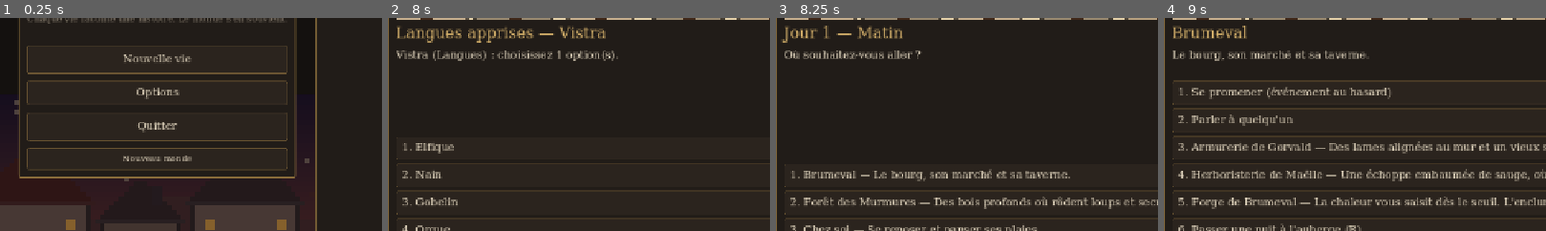
Above: before the commit, frames 1-4 (left to right).
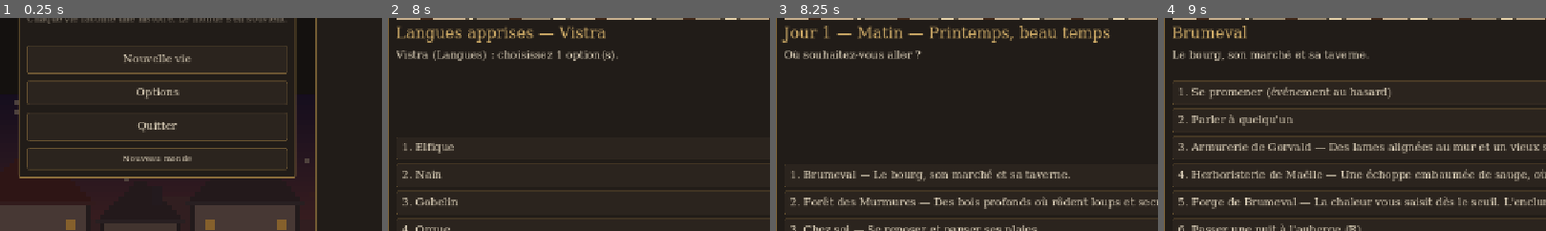
Above: after the commit, the same moments.

Repository: Zanzartiste/Smol_RPG_D10
Game: Godot game, scene res://scenes/title.tscn
Same seed, same stepped clock (60 frames per second), same inputs: the game is played once before the commit and once after it.
Inputs:
- Up to frame 1 (0.25 s): no input
- Up to frame 2 (8 s): click "Nouvelle vie" at 0.5 s; click "Nom au hasard" at 1.25 s; click "Autre apparence" at 2 s; click "Espèce" at 2.75 s; click "Classe" at 3.5 s; click "Passé" at 4.25 s; click "Attributs" at 5 s; click "Creator Points" at 5.75 s; click "Commencer l'aventure" at 6.5 s; click "1. Style : Archerie — Un dé d…" at 7.25 s
- Up to frame 3 (8.25 s): click "1. Elfique" at 8 s
- Up to frame 4 (9 s): click "1. Brumeval — Le bourg, son m…" at 8.75 s
The pictures show only the part of the screen within x 1-51%, y 37-87%; the shares and areas given below are measured in that part.

Frames 1-2 are identical in both runs. In frame 3, 1.4% of the frame differs, in the area x 34-88%, y 3-12%; in frame 4, nothing differs.

Commit message:
Saisons et météo du jour
- Quatre saisons (le jour 1 ouvre le printemps) ; météo tirée chaque jour selon la saison (beau temps,
  nuages, pluie, brouillard, orage, neige), affichée au hub.
- Conditions d'événement season et weather ; brouillard et orage assombrissent les combats en plein air
  (Couvert +1). L'orage de la forêt n'arrive plus que par temps de pluie ou d'orage.

Co-Authored-By: Claude Opus 5.5 <noreply@anthropic.com>

Diff:
--- a/claude_rpg/data/events/forest.json
+++ b/claude_rpg/data/events/forest.json
@@ -529,16 +529,8 @@
 	{
 		"id": "forest_storm",
 		"location": "forest",
-		"weight": 2,
-		"conditions": [
-			{
-				"type": "time",
-				"in": [
-					"afternoon",
-					"evening"
-				]
-			}
-		],
+		"weight": 6,
+		"conditions": [{"type": "weather", "in": ["rain", "storm"]}],
 		"title": "L'orage",
 		"text": "Le ciel se fend d'un éclair. En quelques instants, une pluie glacée transperce le feuillage.",
 		"choices": [
--- a/claude_rpg/data/rules.json
+++ b/claude_rpg/data/rules.json
@@ -32,6 +32,23 @@
 		"_doc": "PV max = (taille + size_offset) × Constitution + base (au moins 1), + modificateurs (don Robuste…). Humain moyen (taille 0, CON 4) : 15 PV ; créature immense et endurante (taille 4, CON 8) : 55. Ils ne dépendent ni de la classe ni du niveau.",
 		"size_offset": 2,
 		"base": 7
+	},
+	"calendar": {
+		"_doc": "Saisons (l'année est partagée en parts égales, le jour 1 ouvre le printemps) et météo du jour, tirée selon les poids de la saison. light : un combat sous cette météo est dans la pénombre (Couvert +1) ou le noir (+2).",
+		"seasons": [
+			{"id": "spring", "name": "Printemps", "weather": {"clear": 4, "cloudy": 3, "rain": 3, "fog": 2, "storm": 1}},
+			{"id": "summer", "name": "Été", "weather": {"clear": 7, "cloudy": 2, "rain": 1, "storm": 2}},
+			{"id": "autumn", "name": "Automne", "weather": {"clear": 3, "cloudy": 3, "rain": 4, "fog": 3, "storm": 1}},
+			{"id": "winter", "name": "Hiver", "weather": {"clear": 3, "cloudy": 3, "fog": 2, "snow": 4, "storm": 1}}
+		],
+		"weathers": [
+			{"id": "clear", "name": "Beau temps"},
+			{"id": "cloudy", "name": "Nuageux"},
+			{"id": "rain", "name": "Pluie"},
+			{"id": "fog", "name": "Brouillard", "light": "dim"},
+			{"id": "storm", "name": "Orage", "light": "dim"},
+			{"id": "snow", "name": "Neige"}
+		]
 	},
 	"time_slots": [{"id": "morning", "name": "Matin"}, {"id": "afternoon", "name": "Après-midi"}, {"id": "evening", "name": "Soir"}],
 	"days_per_year": 365,
--- a/claude_rpg/scripts/core/data_validator.gd
+++ b/claude_rpg/scripts/core/data_validator.gd
@@ -479,6 +479,11 @@
 				_expect_ref(db.abilities, c["id"], "attribut", ctx, errors)
 			"skill_proficient":
 				_expect_ref(db.skills, c["id"], "compétence", ctx, errors)
+			"season", "weather":
+				var known: Array = db.rules.get("calendar", {}).get("seasons" if type == "season" else "weathers", []).map(func(x): return x["id"])
+				for id in c["in"]:
+					if id not in known:
+						errors.append(ctx + " : %s inconnue « %s »" % ["saison" if type == "season" else "météo", id])
 			"quest":
 				_expect_ref(db.quests, c["id"], "quête", ctx, errors)
 				if c.get("status", "active") not in Quests.STATUSES + ["none"]:
--- a/claude_rpg/scripts/core/game_state.gd
+++ b/claude_rpg/scripts/core/game_state.gd
@@ -65,6 +65,12 @@
 
 
 func start_combat(spec: Dictionary) -> Combat:
+	# Brouillard, orage : un combat en plein air se déroule dans la pénombre (Couvert +1).
+	if not spec.has("light") and DB.locations.get(life.location, {}).get("rest", {}).get("type", "") == "camp":
+		var light: String = Weather.weather_of(life.day).get("light", "")
+		if light != "":
+			spec = spec.duplicate()
+			spec["light"] = light
 	life.pending_combat = spec
 	life.refresh_load()
 	combat = Combat.new(spec, life)
--- a/claude_rpg/scripts/events/conditions.gd
+++ b/claude_rpg/scripts/events/conditions.gd
@@ -14,7 +14,9 @@
 	"skill_proficient": ["id"],
 	"passive": ["skill", "min"],
 	"reputation": ["location"],  # {"location", "min"?, "max"?} : réputation du héros dans un lieu
-	"quest": ["id"],  # {"id", "status"?: active | done | failed | none, "step"?: minimum} (voir Quests)
+	"quest": ["id"],
+	"season": ["in"],  # saison du jour (Weather)
+	"weather": ["in"],  # météo du jour (Weather)  # {"id", "status"?: active | done | failed | none, "step"?: minimum} (voir Quests)
 	"species": ["in"],
 	"class": ["in"],
 	"background": ["in"],
@@ -62,6 +64,10 @@
 		"reputation":
 			var value := int(life.reputation.get(c["location"], 0))
 			return value >= int(c.get("min", -100)) and value <= int(c.get("max", 100))
+		"season":
+			return Weather.season_of(life.day).get("id", "") in c["in"]
+		"weather":
+			return Weather.weather_of(life.day).get("id", "") in c["in"]
 		"quest":
 			var state: Dictionary = life.quests.get(c["id"], {})
 			var status: String = c.get("status", "active")
@@ -154,6 +160,10 @@
 			return " / ".join(PackedStringArray(names))
 		"level":
 			return _range_text(Loc.ui("Niveau"), c)
+		"season":
+			return " / ".join(PackedStringArray(Weather.seasons().filter(func(s): return s["id"] in c["in"]).map(func(s): return s["name"])))
+		"weather":
+			return " / ".join(PackedStringArray(Weather.weathers().filter(func(w): return w["id"] in c["in"]).map(func(w): return w["name"])))
 	return ""
 
 
--- /dev/null
+++ b/claude_rpg/scripts/rules/weather.gd
@@ -0,0 +1,63 @@
+class_name Weather
+extends RefCounted
+## Saisons et météo du jour. Réglages : data/rules.json › calendar.
+##   seasons : [{"id", "name", "weather": {id de météo: poids}}] — l'année est partagée en parts égales ;
+##   weathers : [{"id", "name", "light"?: "dim" | "dark", "wild_only"?}] — "light" assombrit les combats.
+## La météo d'un jour est tirée de façon déterministe (le même jour donne toujours le même temps).
+## Conditions d'événement : {"type": "season", "in": [...]} et {"type": "weather", "in": [...]}.
+
+
+static func _calendar() -> Dictionary:
+	return DB.rules.get("calendar", {})
+
+
+static func seasons() -> Array:
+	return _calendar().get("seasons", [])
+
+
+static func weathers() -> Array:
+	return _calendar().get("weathers", [])
+
+
+## Saison d'un jour (jour 1 = début du printemps) : {"id", "name", "weather"}.
+static func season_of(day: int) -> Dictionary:
+	var list := seasons()
+	if list.is_empty():
+		return {}
+	var day_of_year := posmod(day - 1, DB.days_per_year())
+	var index := mini(list.size() - 1, floori(day_of_year * list.size() / float(DB.days_per_year())))
+	return list[index]
+
+
+static func weather_def(id: String) -> Dictionary:
+	for w: Dictionary in weathers():
+		if w["id"] == id:
+			return w
+	return {}
+
+
+## Météo d'un jour : tirée selon les poids de la saison, toujours la même pour un jour donné.
+static func weather_of(day: int) -> Dictionary:
+	var weights: Dictionary = season_of(day).get("weather", {})
+	if weights.is_empty():
+		return {}
+	var total := 0.0
+	for id: String in weights:
+		total += float(weights[id])
+	var rng := RandomNumberGenerator.new()
+	rng.seed = hash(day * 7919 + 104729)
+	var r := rng.randf() * total
+	for id: String in weights:
+		r -= float(weights[id])
+		if r < 0.0:
+			return weather_def(id)
+	return weather_def(weights.keys().back())
+
+
+## « Printemps, pluie ».
+static func describe(day: int) -> String:
+	var season := season_of(day)
+	var weather := weather_of(day)
+	if season.is_empty():
+		return ""
+	return "%s, %s" % [season["name"], String(weather.get("name", "")).to_lower()] if not weather.is_empty() else season["name"]
--- a/claude_rpg/scripts/ui/main.gd
+++ b/claude_rpg/scripts/ui/main.gd
@@ -139,7 +139,7 @@
 		_show_event(visit)
 		return
 	illustration.texture = ArtProvider.location_image("town", life)
-	title_label.text = tr("Jour %d — %s") % [life.day, life.slot_name()]
+	title_label.text = tr("Jour %d — %s — %s") % [life.day, life.slot_name(), Weather.describe(life.day)]
 	var text := ""
 	for notice in life.take_notices():
 		text += "[color=%s]• %s[/color]\n" % [UITheme.GOLD.to_html(false), notice]
--- a/claude_rpg/tests/test_runner.gd
+++ b/claude_rpg/tests/test_runner.gd
@@ -327,6 +327,14 @@
 	_expect(Conditions.check({"type": "any", "conditions": [
 		{"type": "flag", "id": "nope"}, {"type": "gold", "min": 1}]}, life, meta), "any")
 	_expect(Conditions.check({"type": "time", "in": ["morning"]}, life, meta), "matin au départ")
+	_expect(Weather.season_of(1)["id"] == "spring" and Weather.season_of(100)["id"] == "summer" and Weather.season_of(300)["id"] == "winter"
+		and Conditions.check({"type": "season", "in": ["spring"]}, life, meta), "saisons : le jour 1 ouvre le printemps")
+	_expect(Weather.weather_of(5) == Weather.weather_of(5) and not Weather.weather_of(5).is_empty()
+		and Conditions.check({"type": "weather", "in": [Weather.weather_of(life.day)["id"]]}, life, meta), "météo du jour stable")
+	var seen_weather := {}
+	for d in range(1, 120):
+		seen_weather[Weather.weather_of(d)["id"]] = true
+	_expect(seen_weather.size() >= 4, "la météo varie d'un jour à l'autre")
 	_expect(Conditions.describe({"type": "ability", "id": "int", "min": 5}) == "INT 5+", "description de condition")
 	meta.free()
 	return true
Not shown, added: claude_rpg/scripts/rules/weather.gd.uid
